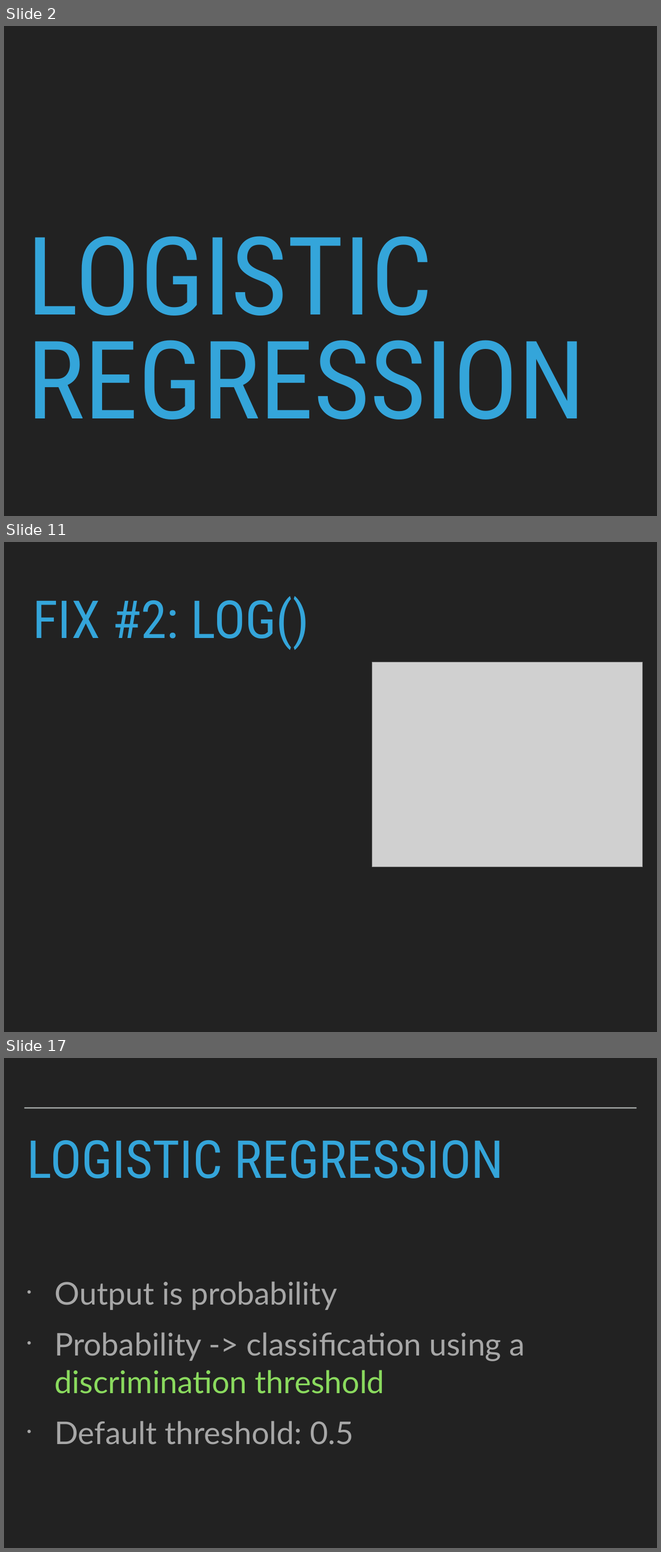
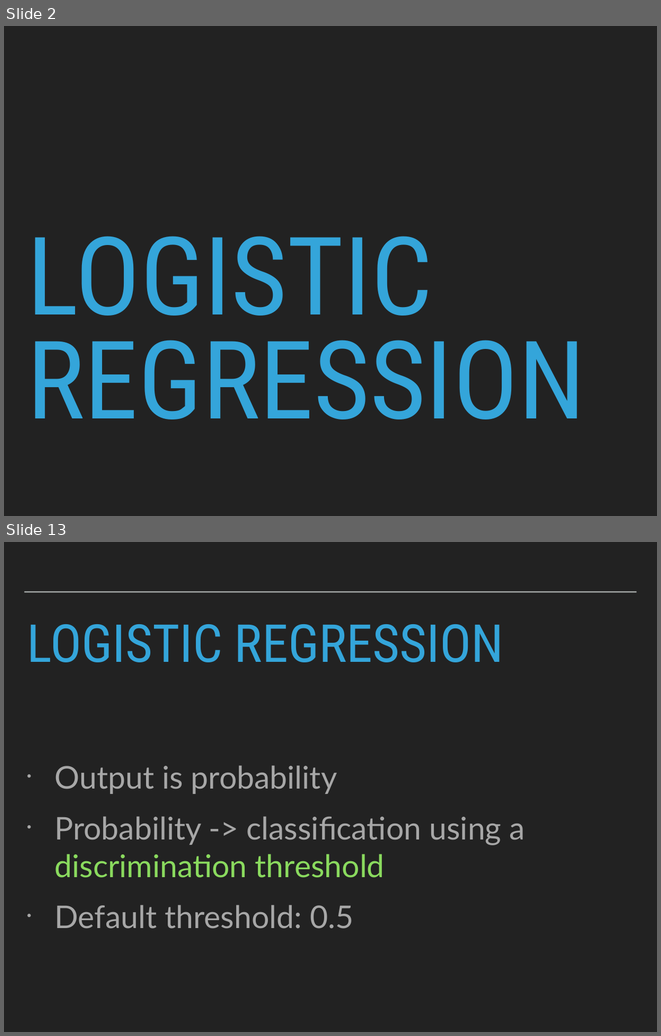
Before and after one commit to patricks1/noble-machine-learning, a slide deck: Session4/Session4_Slides.pptx. Shown one above the other, each under a label of ours: slides 2, 11 and 17 before the commit, slides 2 and 13 after it; the slides between them are not shown. The pictures are 661x1552 and 661x1036 pixels, drawn with LibreOffice and Linux fonts; fonts in the diff are those of the drawing; grey boxes stand for pictures. Boxes give left, top, right and bottom in pixels: in the first picture for what was removed or moved away, otherwise in the second. Text is boxed around its words. In the diff, an @@ line names an element or a change of style, - is before the commit and + after.

```diff
--- a/Session4/Session4_Slides.pptx
+++ b/Session4/Session4_Slides.pptx
@@ slide 11 removed at <box>4,542,657,1032</box>, background #222222 @@
@@ title removed at <box>33,596,309,650</box> @@
-FIX #2: LOG()
@@ picture removed at <box>372,662,643,867</box> @@
@@ what was slide 17 is now slide 13 @@
```
Also in this commit, not shown: 2 slides changed, 8 slides added, 11 other slides removed, 2 other files.
